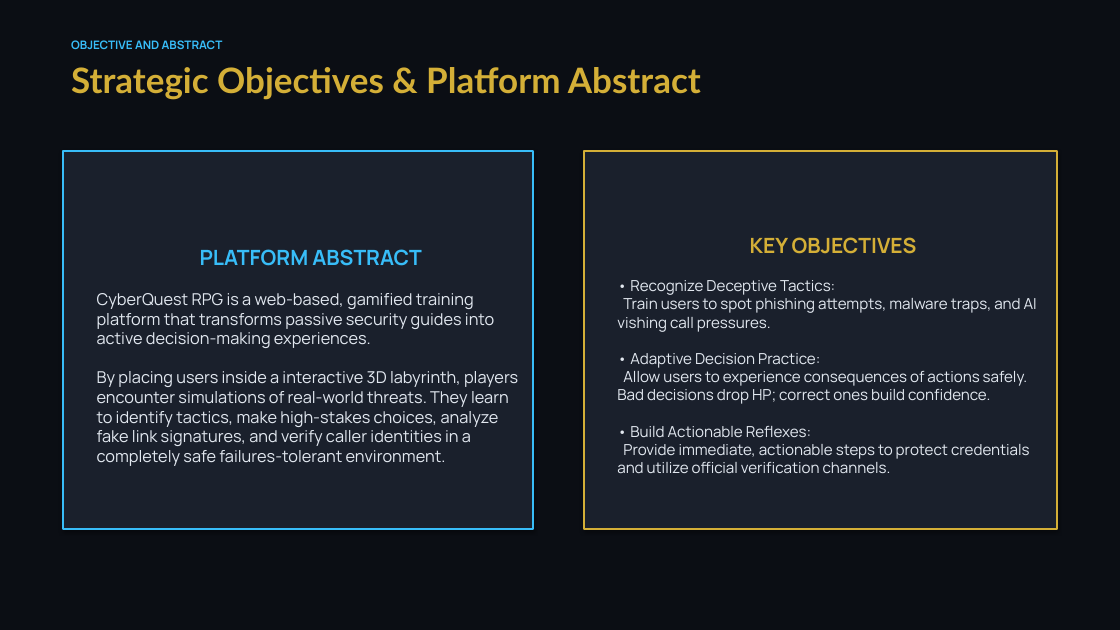
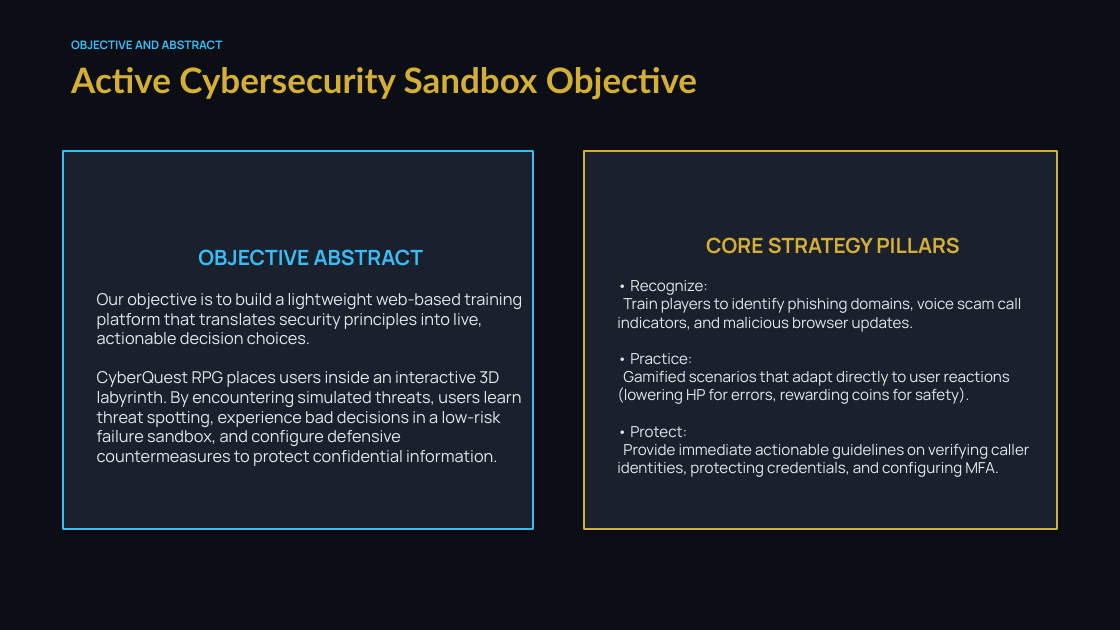
Before and after one commit to YashovardhanReddy001/cyberquest-rpg, a slide deck: slide 3 of docs/cyberquest_presentation.pptx. Drawn at 1120x630 pixels with LibreOffice and Linux fonts; fonts in the diff are those of the drawing. Boxes give left, top, right and bottom in pixels: in the first picture for what was removed or moved away, otherwise in the second. Text is boxed around its words. In the diff, an @@ line names an element or a change of style, - is before the commit and + after.

Commit message:
Update PowerPoint file to contain exactly 6 slides matching official titles

```diff
--- a/docs/cyberquest_presentation.pptx
+++ b/docs/cyberquest_presentation.pptx
@@ text at bbox=[71, 67, 697, 100]: text changed @@
-Strategic Objectives & Platform Abstract
+Active Cybersecurity Sandbox Objective
@@ text in rectangle at bbox=[617, 237, 1029, 477]: text changed @@
-KEY OBJECTIVES
-• Recognize Deceptive Tactics:
-Train users to spot phishing attempts, malware traps, and AI vishing call pressures.
-• Adaptive Decision Practice:
-Allow users to experience consequences of actions safely. Bad decisions drop HP; correct ones build confidence.
-• Build Actionable Reflexes:
-Provide immediate, actionable steps to protect credentials and utilize official verification channels.
+CORE STRATEGY PILLARS
+• Recognize:
+Train players to identify phishing domains, voice scam call indicators, and malicious browser updates.
+• Practice:
+Gamified scenarios that adapt directly to user reactions (lowering HP for errors, rewarding coins for safety).
+• Protect:
+Provide immediate actionable guidelines on verifying caller identities, protecting credentials, and configuring MFA.
@@ text in rectangle at bbox=[97, 249, 522, 466]: text changed @@
-PLATFORM ABSTRACT
-CyberQuest RPG is a web-based, gamified training platform that transforms passive security guides into active decision-making experiences.
-By placing users inside a interactive 3D labyrinth, players encounter simulations of real-world threats. They learn to identify tactics, make high-stakes choices, analyze fake link signatures, and verify caller identities in a completely safe failures-tolerant environment.
+OBJECTIVE ABSTRACT
+Our objective is to build a lightweight web-based training platform that translates security principles into live, actionable decision choices.
+CyberQuest RPG places users inside an interactive 3D labyrinth. By encountering simulated threats, users learn threat spotting, experience bad decisions in a low-risk failure sandbox, and configure defensive countermeasures to protect confidential information.
```
Also in this commit, not shown: 4 other slides changed, 1 slide added, 5 slides removed.
